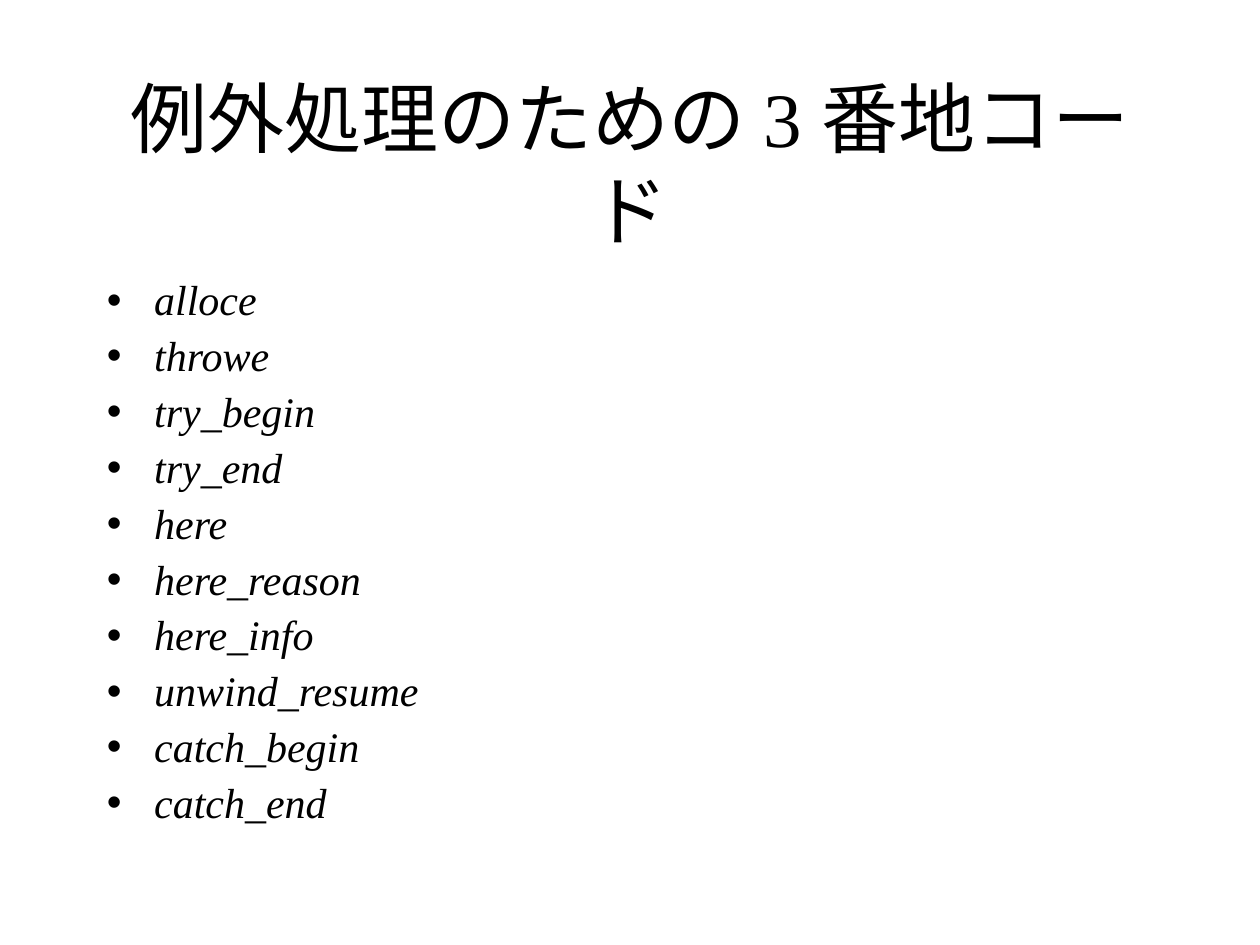
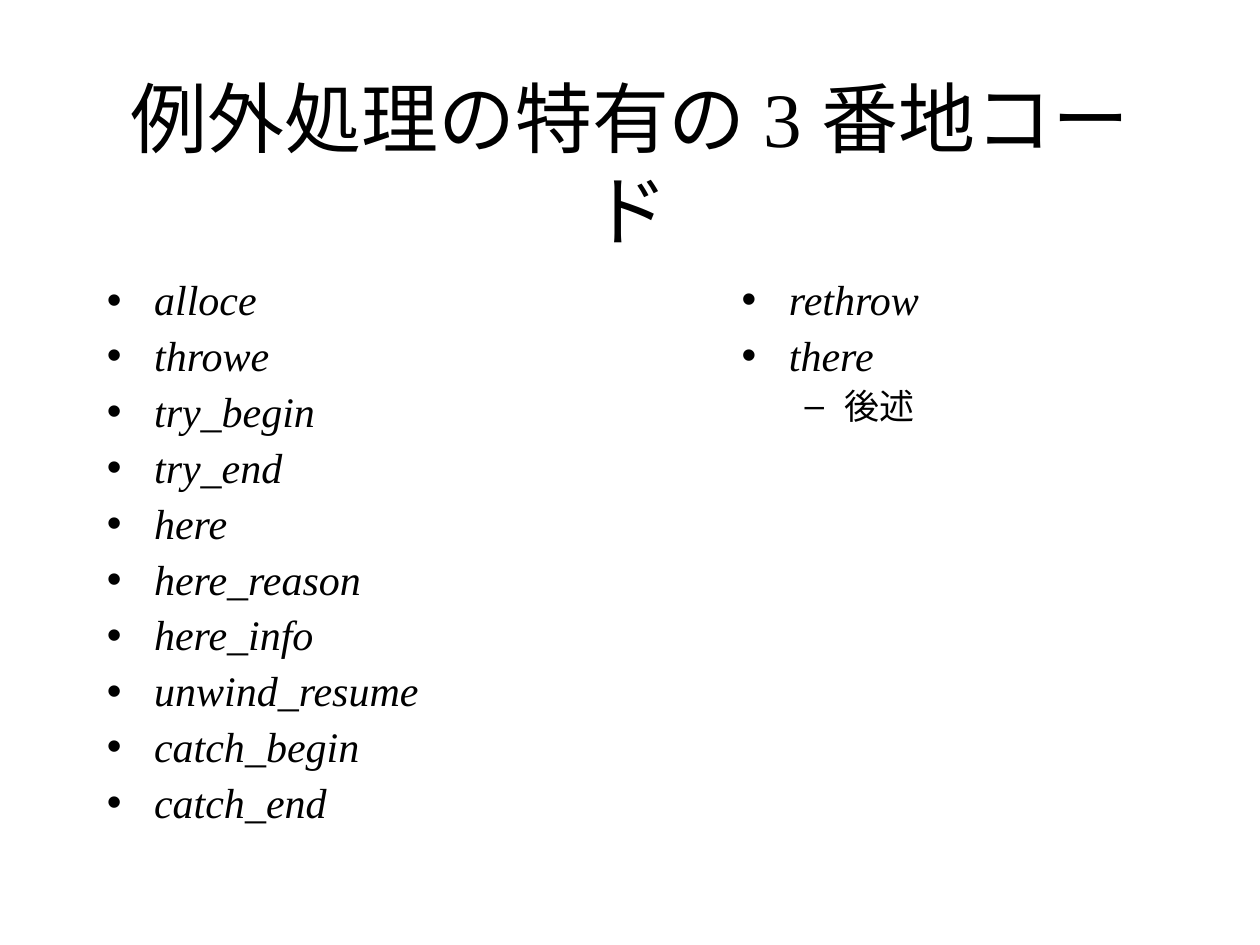
Before and after one commit to KeiHasegawa/cxx_doc, a slide deck: slide 5 of 24_exception_3ac.ppt. Drawn at 1260x945 pixels with LibreOffice and Linux fonts; fonts in the diff are those of the drawing. Boxes give left, top, right and bottom in pixels: in the first picture for what was removed or moved away, otherwise in the second. Text is boxed around its words. In the diff, an @@ line names an element or a change of style, - is before the commit and + after.

```diff
--- a/24_exception_3ac.ppt
+++ b/24_exception_3ac.ppt
@@ title at (130,82,1130,243): text changed @@
-例外処理のための 3 番地コード
+例外処理の特有の 3 番地コード
@@ text added at (789,286,919,422), 24 pt, text #000000, italic @@
+• rethrow
+• there
+  – 後述
```
Also in this commit, not shown: 4 other slides changed, 2 slides added, 3 other files.
